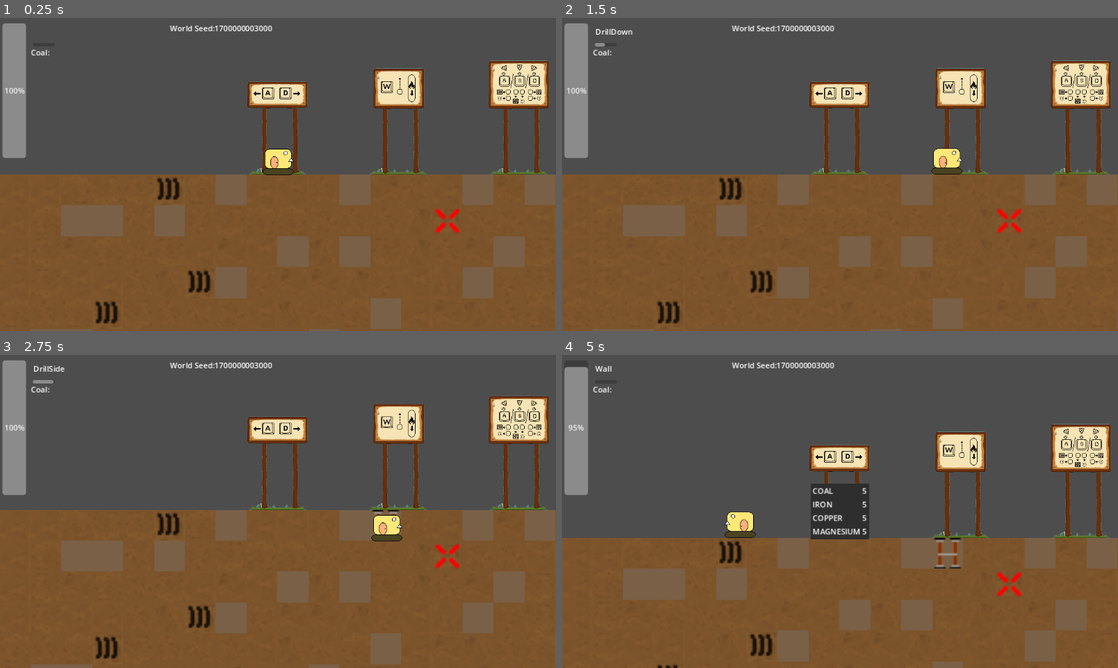
Above: before the commit, frames 1-4 (two rows, left to right).
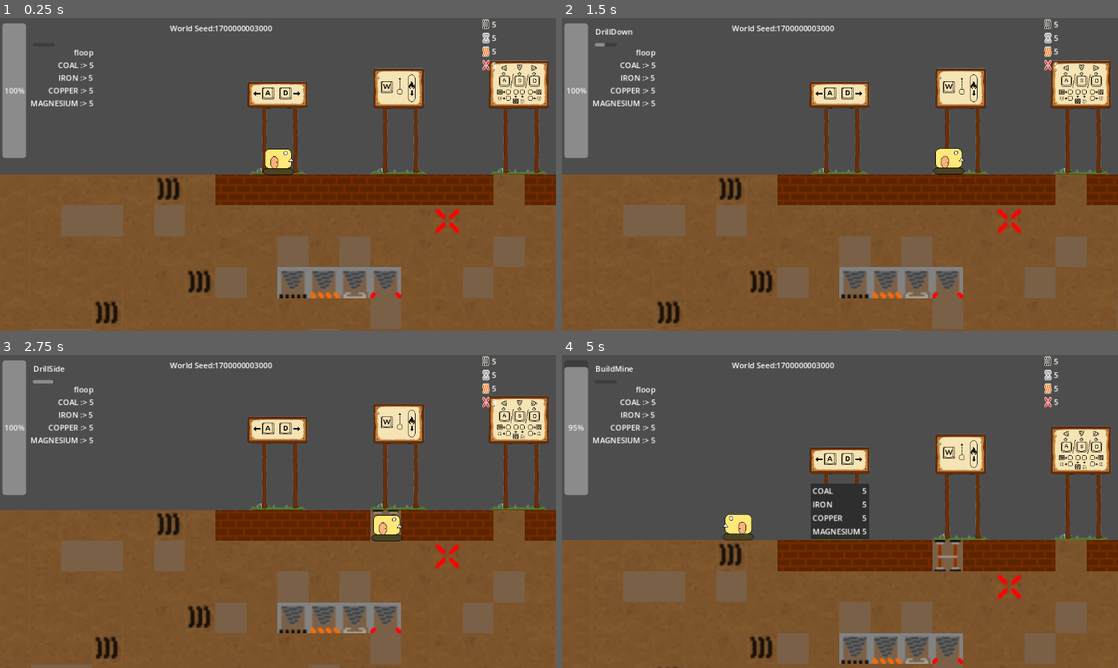
Above: after the commit, the same moments.

Repository: TrakeMuldoon/GodotMineTower
Game: Godot game, scene res://World/world.tscn
Same seed, same stepped clock (60 frames per second), same inputs: the game is played once before the commit and once after it.
Inputs:
- Up to frame 1 (0.25 s): no input
- Up to frame 2 (1.5 s): hold D (go_right) 0.53-1.28 s; hold M (Mine) 0.53-1.28 s; hold S (go_down) from 1.28 s (still down); tap X (Mark) at 1.35 s
- Up to frame 3 (2.75 s): tap M (Mine) at 1.55 s; release S (go_down) at 2.03 s; hold D (go_right) from 2.03 s (still down); hold M (Mine) from 2.03 s (still down)
- Up to frame 4 (5 s): release D (go_right) at 2.78 s; release M (Mine) at 2.78 s; hold Up (go_up) 2.78-3.53 s; tap T (Return) at 2.85 s; tap M (Mine) at 3.05, 3.8, 4.55 s; hold E (UseBuilding) 3.53-4.28 s; hold A (go_left) from 3.53 s (still down); tap Y (Inventory) at 4.15 s; tap Z (Wall) at 4.35 s

The runs differ from the first frame. In frame 1, 8.3% of the frame differs, in the area x 5-100%, y 0-90%; in frame 2, 8.4%; in frame 3, 7.7%; in frame 4, 12%, in the area x 0-100%, y 0-100%.

Commit message:
Mine Income (#7)
* Make World Creation Respect the global variables

* Implemented Mine tracking and Mine income

Diff:
--- a/Characters/tank_character.gd
+++ b/Characters/tank_character.gd
@@ -142,6 +142,8 @@
 		Build_Mine(my_cell)
 
 func Build_Mine(my_cell):
+	var ore = tilemap.Get_Ore_Type(my_cell)
+	Globals.MINE_MANAGER.Add_Mine(ore, 1)
 	build_mine.emit(my_cell)
 
 func Get_My_Cell():
--- a/HUD/hud.tscn
+++ b/HUD/hud.tscn
@@ -57,7 +57,7 @@
 offset_bottom = 33.0
 
 [node name="WorldInventoryGrid" type="GridContainer" parent="."]
-offset_left = 1059.0
+offset_left = 999.0
 offset_top = 2.0
 offset_right = 1150.0
 offset_bottom = 303.0
--- a/SupportScripts/Globals.gd
+++ b/SupportScripts/Globals.gd
@@ -7,17 +7,18 @@
 var CELLS_DRILLED = {}
 var WALLS_BUILT = {}
 var MINES_BUILT = {}
+var ORE_PILES = []
+var PILES_PICKED_UP = {}
 
 var ACTION_TIMEOUT = 30
 var ACTION_TIMER = ActionTimer.new(ACTION_TIMEOUT)
 
 var TANK_INVENTORY = Inventory.new(100)
-var GLOBAL_INVENTORY = Inventory.new(1000000)
+var GLOBAL_INVENTORY = Inventory.new(10000000)
 
 var ORE_PER_NODE_DRILLED = 5
 var ORE_COST_PER_MINE = 0
-var ORE_PILES = []
-var PILES_PICKED_UP = {}
+var MINE_MANAGER
 
 var TownBottomLeft = Vector2(1500, 0)
 
@@ -28,3 +29,6 @@
 	IRON,
 	MAGNESIUM
 }
+
+func _ready():
+	MINE_MANAGER = MineManager.new(5)
--- a/SupportScripts/Inventory.gd
+++ b/SupportScripts/Inventory.gd
@@ -24,6 +24,14 @@
 	ores_held[label] += can_fit
 	inventory_modified.emit()
 	return count - can_fit
+
+func unsafe_add_to_inventory_delayed(label, count):
+	if not label in ores_held:
+		ores_held[label] = 0.0
+	ores_held[label] += count
+
+func fire_modified():
+	inventory_modified.emit()
 
 func remove_from_inventory(label):
 	var value = ores_held[label]
--- /dev/null
+++ b/SupportScripts/MineManager.gd
@@ -0,0 +1,29 @@
+class_name MineManager extends Node
+
+var resource_value_per_second = {}
+var timer_time = 99
+
+func _init(times_per_sec):
+	timer_time = 1.0 / times_per_sec
+	var timer = Timer.new()
+	timer.wait_time = timer_time
+	timer.one_shot = false
+	timer.connect("timeout", on_timer_timeout)
+	timer.autostart = true
+	Globals.add_child(timer)
+	timer.start()
+
+func on_timer_timeout():
+	for ore in resource_value_per_second:
+		var val = resource_value_per_second[ore] * timer_time
+		Globals.GLOBAL_INVENTORY.unsafe_add_to_inventory_delayed(ore, val)
+	Globals.GLOBAL_INVENTORY.fire_modified()
+
+# Called when the node enters the scene tree for the first time.
+func _ready():
+	pass # Replace with function body.
+
+func Add_Mine(resource, value):
+	if not resource in resource_value_per_second:
+		resource_value_per_second[resource] = 0
+	resource_value_per_second[resource] += value
--- a/TileSets/GroundMap.gd
+++ b/TileSets/GroundMap.gd
@@ -22,18 +22,50 @@
 
 # Called when the node enters the scene tree for the first time.
 func _ready():
-	pass
+	BUILD_TUTORIAL_TERRAIN()
+
+func BUILD_TUTORIAL_TERRAIN():
+	for x in range(-2, 30):
+		Globals.WALLS_BUILT[Vector2(x,0)] = null
+	Globals.WALLS_BUILT.erase(Vector2(7,0))
+	Globals.WALLS_BUILT.erase(Vector2(12,0))
+	Globals.WALLS_BUILT.erase(Vector2(13,0))
+
+	Globals.CELLS_DRILLED[Vector2(12,0)] = null
+	Globals.CELLS_DRILLED[Vector2(13,0)] = null
+	Globals.CELLS_DRILLED[Vector2(12,1)] = null
+	Globals.CELLS_DRILLED[Vector2(13,1)] = null
+
+	Globals.MINES_BUILT[Vector2(0,3)] = Vector2(2,1)
+	Globals.MINES_BUILT[Vector2(1,3)] = Vector2(2,2)
+	Globals.MINES_BUILT[Vector2(2,3)] = Vector2(2,3)
+	Globals.MINES_BUILT[Vector2(3,3)] = Vector2(2,4)
+
 
 func CreateInitialTileMap():
 	for x in range(-50, 50):
 		for y in range(0, 50):
-			var munge_float = munge_three(x,y)
+			var target = Vector2(x,y)
+			var tile_location_and_alt = null
+			if target in Globals.WALLS_BUILT:
+				tile_location_and_alt = Vector3(WALL_TILE.x, WALL_TILE.y, 0)
+			elif target in Globals.CELLS_DRILLED:
+				tile_location_and_alt = Vector3(DRILLED_TILE.x, DRILLED_TILE.y, 0)
+			elif target in Globals.MINES_BUILT:
+				var atl = Globals.MINES_BUILT[target]
+				tile_location_and_alt = Vector3(atl.x, atl.y, 0)
+			else:
+				tile_location_and_alt = get_random_tile(x, y)
 
-			var tile_location_and_alt = PickGroundType(munge_float)
 			var tile_location = Vector2(tile_location_and_alt.x, tile_location_and_alt.y)
 			var alt = tile_location_and_alt.z
 
-			set_cell(0, Vector2(x, y), id, tile_location, alt)
+			set_cell(0, target, id, tile_location, alt)
+
+func get_random_tile(x,y):
+	var munge_float = munge_three(x,y)
+	var tile_location_and_alt = PickGroundType(munge_float)
+	return tile_location_and_alt
 
 func Can_Build_At(cell):
 	var curr = get_cell_atlas_coords(0, cell)
@@ -43,6 +75,12 @@
 		return true
 	else:
 		return false
+
+func Get_Ore_Type(cell):
+	var curr = get_cell_atlas_coords(0, cell)
+	var ore_type_int = curr.y
+	var ore_name = Globals.UNDERGROUND_RESOURCES.keys()[ore_type_int]
+	return ore_name
 
 var ground_type = 0
 func PickGroundType(a_float):
@@ -80,6 +118,7 @@
 func BuildMine(cell):
 	var orig_cell_atlas = get_cell_atlas_coords(0, cell)
 	var new_atlas_coords = Vector2(orig_cell_atlas.x + 1, orig_cell_atlas.y)
+	Globals.MINES_BUILT[cell] = new_atlas_coords
 	set_cell(0, cell, id, new_atlas_coords)
 
 func DigThrough(cell):
Not shown, changed: TODO.txt
